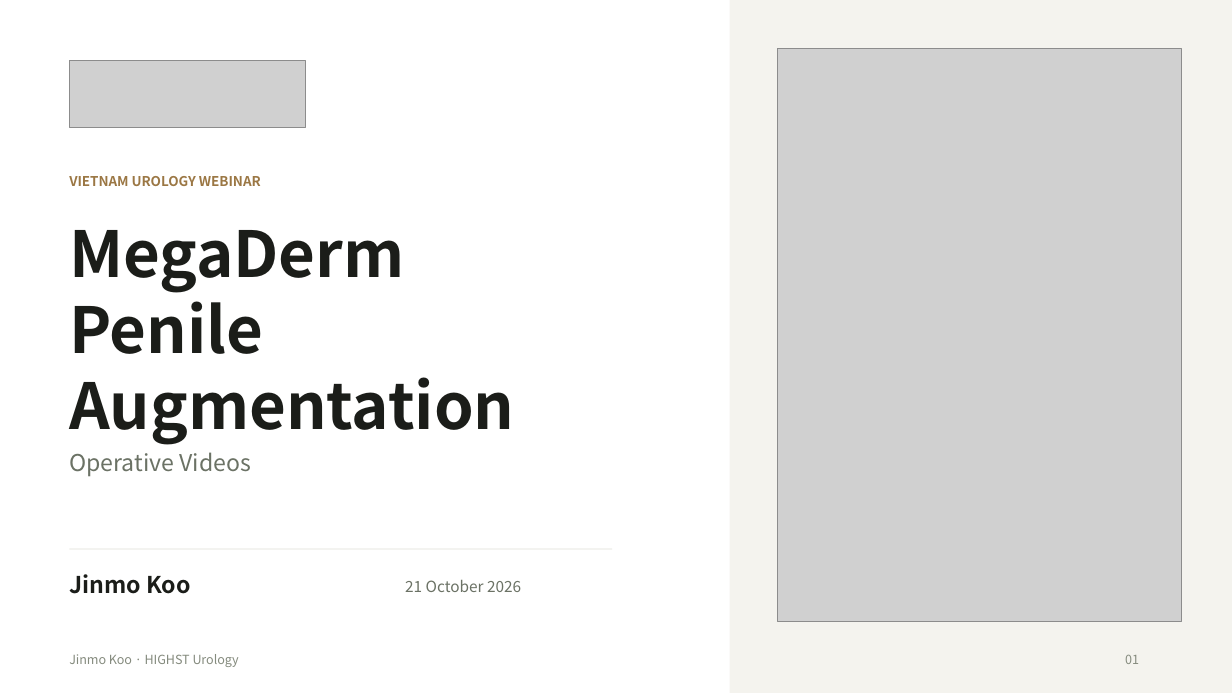
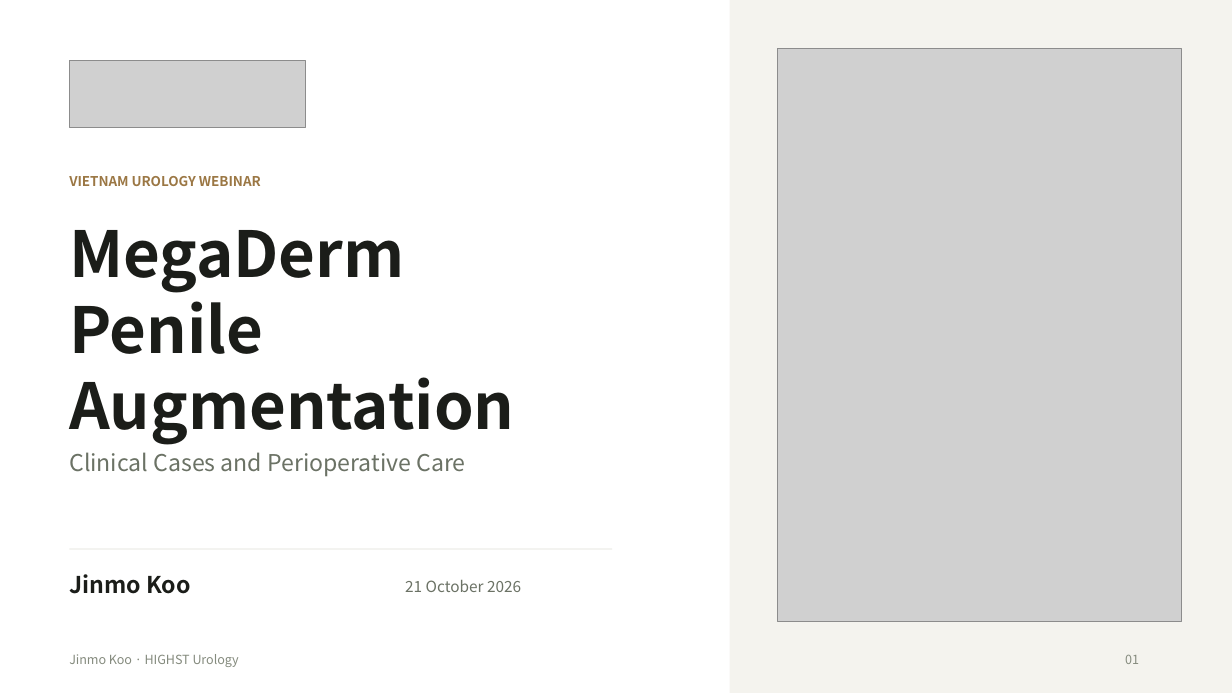
Before and after one commit to notoow/vietnam-urology-webinar, a slide deck: slide 1 of downloads/highst-perioperative-webinar.pptx. Drawn at 1232x693 pixels with LibreOffice and Linux fonts; fonts in the diff are those of the drawing; grey boxes stand for pictures. Boxes give left, top, right and bottom in pixels: in the first picture for what was removed or moved away, otherwise in the second. Text is boxed around its words. In the diff, an @@ line names an element or a change of style, - is before the commit and + after.

Commit message:
Restructure webinar to supplied PDF outline with five blank case videos

```diff
--- a/downloads/highst-perioperative-webinar.pptx
+++ b/downloads/highst-perioperative-webinar.pptx
@@ text at (69,452,466,477): text changed @@
-Operative Videos
+Clinical Cases and Perioperative Care
```
Also in this commit, not shown: 4 other slides changed, 8 slides added, 2 slides removed, 8 other files.
